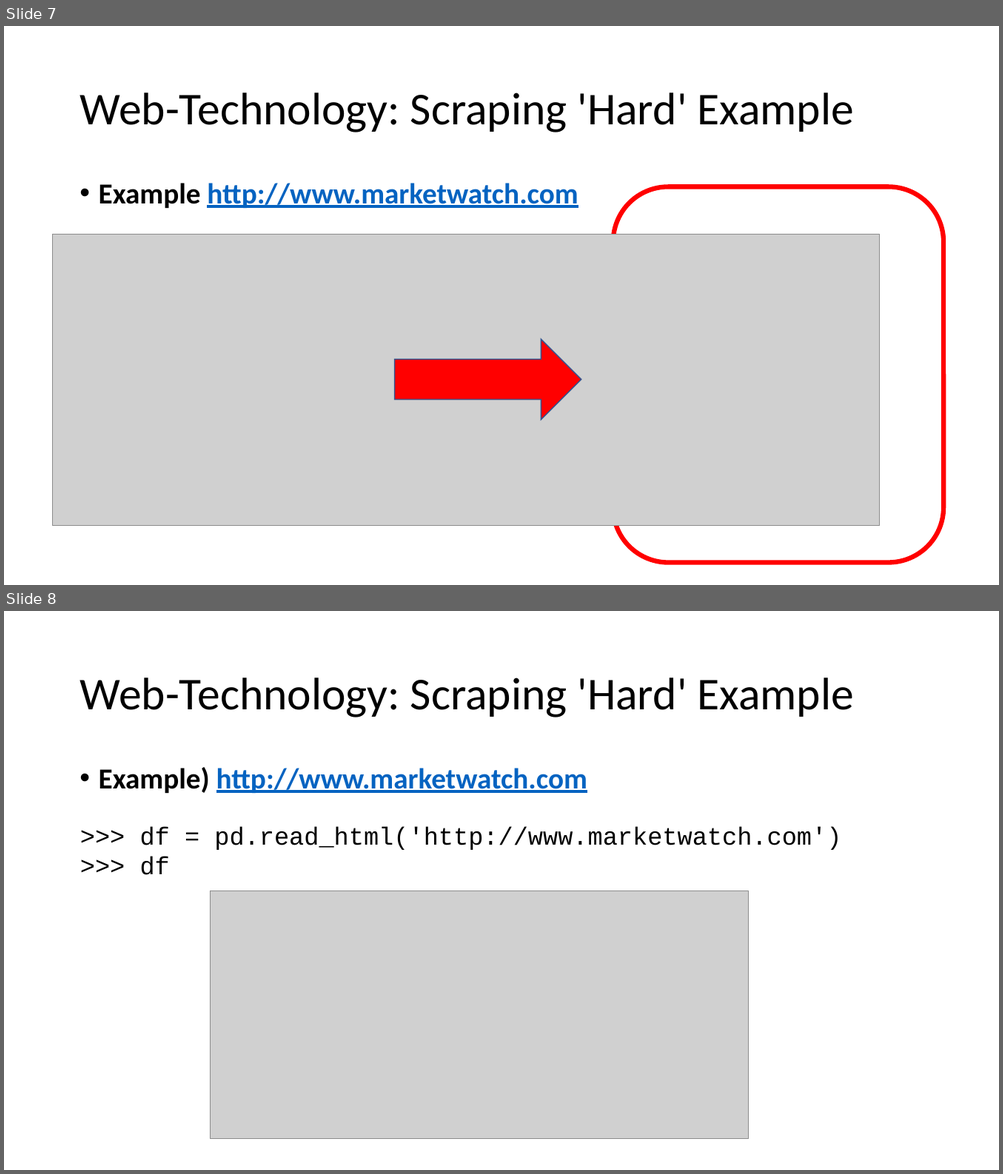
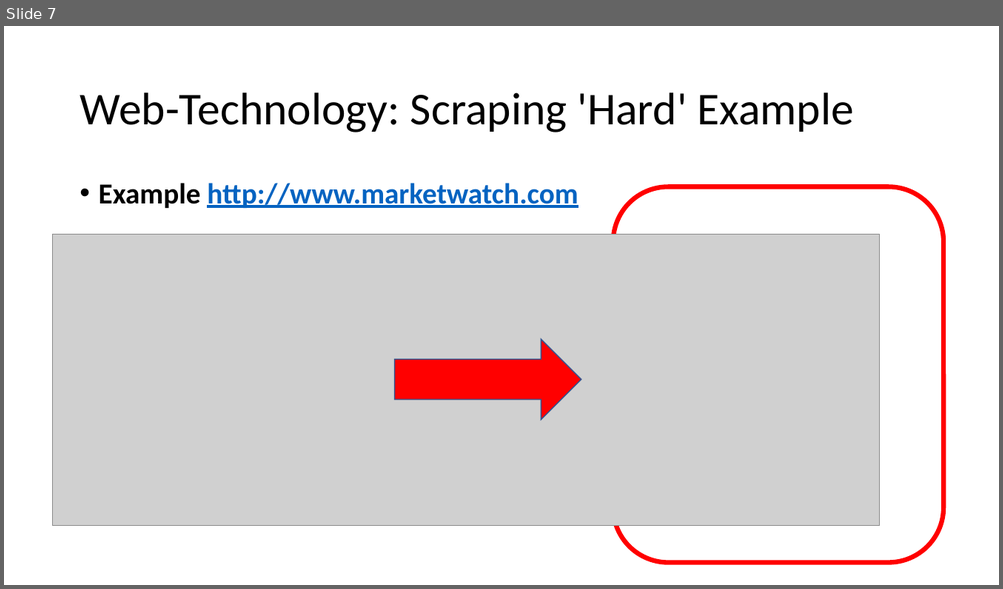
Before and after one commit to toddschultz/DegreesOfClimateChange, a slide deck: doc/design/TechnologyReview.pptx. Shown one above the other, each under a label of ours: slides 7 and 8 before the commit, slide 7 after it. The pictures are 1003x1174 and 1003x589 pixels, drawn with LibreOffice and Linux fonts; fonts in the diff are those of the drawing; grey boxes stand for pictures. Boxes give left, top, right and bottom in pixels: in the first picture for what was removed or moved away, otherwise in the second. Text is boxed around its words. In the diff, an @@ line names an element or a change of style, - is before the commit and + after.

```diff
--- a/doc/design/TechnologyReview.pptx
+++ b/doc/design/TechnologyReview.pptx
@@ slide 8 removed at (4,611,999,1170), background #FFFFFF @@
@@ title removed at (79,678,853,718) @@
-Web-Technology: Scraping 'Hard' Example
@@ text removed at (99,767,587,793) @@
-• Example) http://www.marketwatch.com
@@ text removed at (140,826,841,875) @@
->>> df = pd.read_html('http://www.marketwatch.com')
->>> df
@@ picture removed at (210,891,748,1139) @@
```
Also in this commit, not shown: 7 slides changed.
